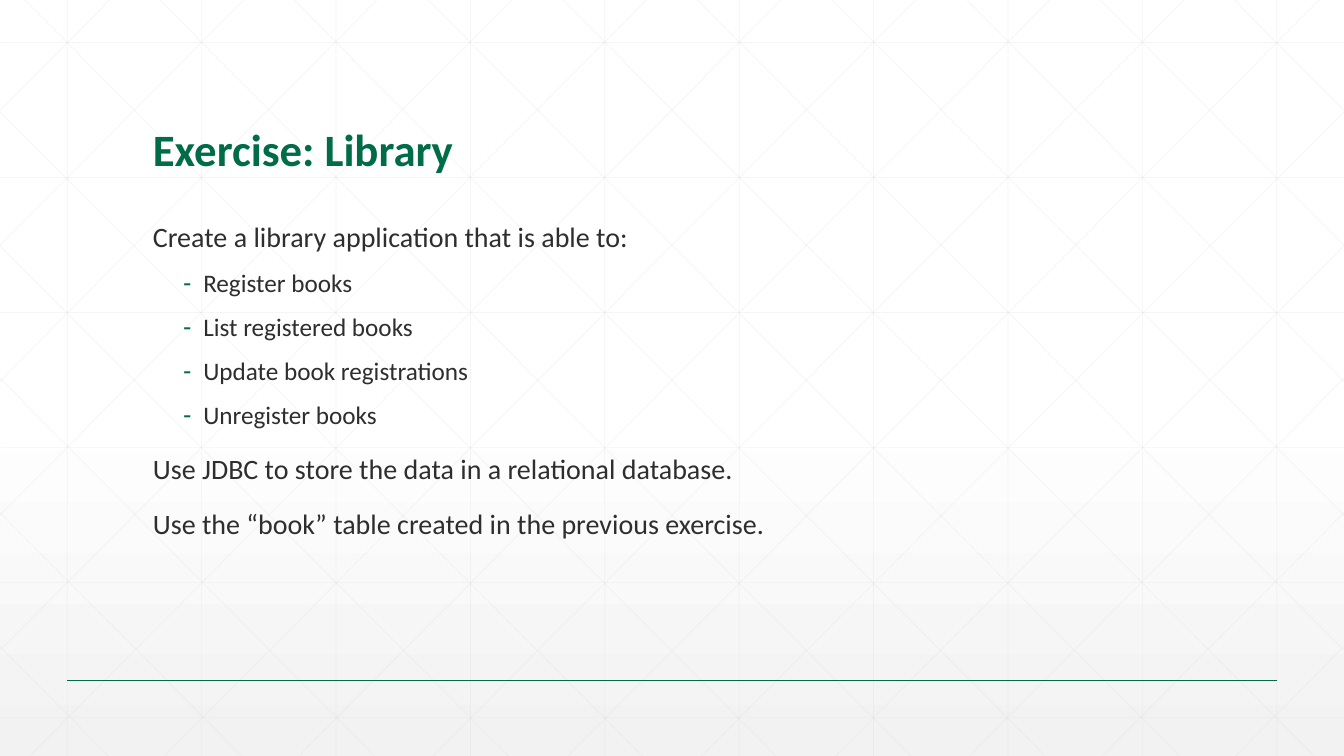
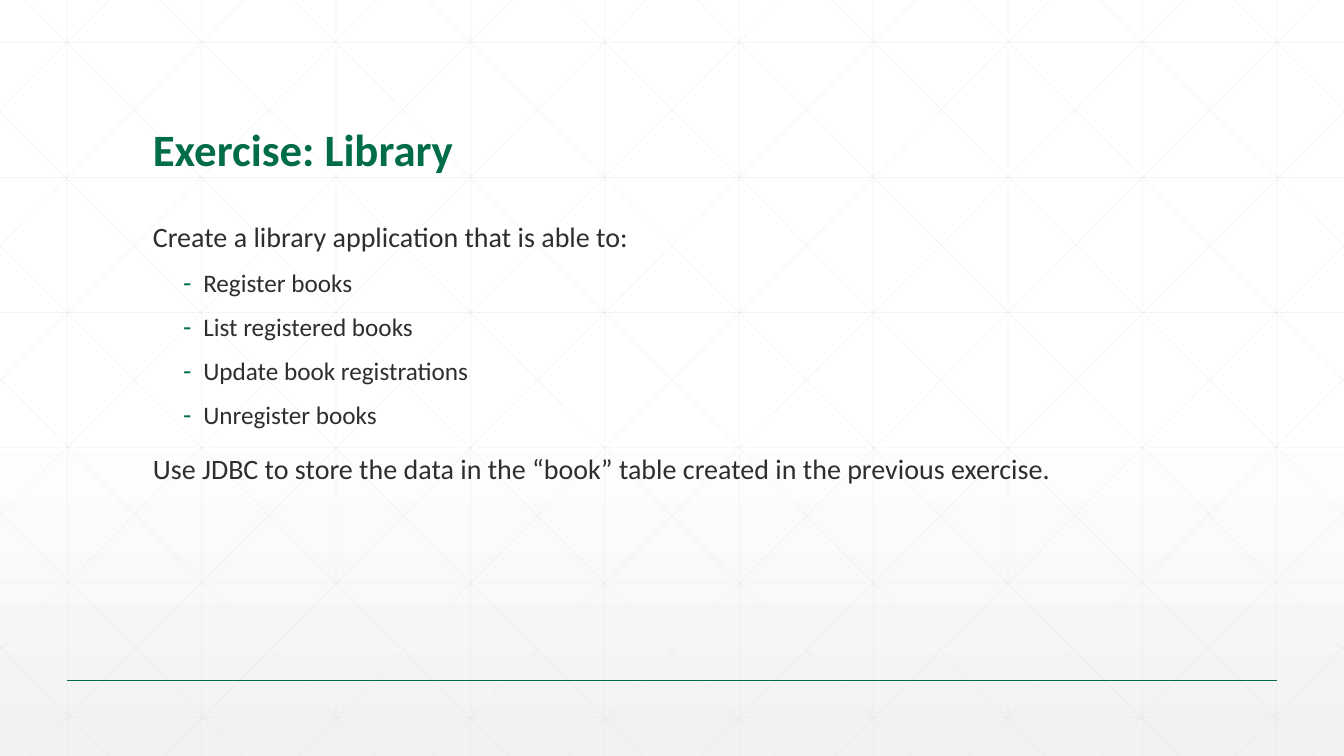
Before and after one commit to SrinS/svs-talent, a slide deck: slide 12 of 02. Java Enterprise/Slides/02. JDBC.pptx. Drawn at 1344x756 pixels with LibreOffice and Linux fonts; fonts in the diff are those of the drawing; background and template pictures are left out. Boxes give left, top, right and bottom in pixels: in the first picture for what was removed or moved away, otherwise in the second. Text is boxed around its words. In the diff, an @@ line names an element or a change of style, - is before the commit and + after.

Commit message:
Chapter on JDBC updated.

```diff
--- a/02. Java Enterprise/Slides/02. JDBC.pptx
+++ b/02. Java Enterprise/Slides/02. JDBC.pptx
@@ text at [153,459,1050,484]: text changed @@
-Use JDBC to store the data in a relational database.
-Use the “book” table created in the previous exercise.
+Use JDBC to store the data in the “book” table created in the previous exercise.
```
Also in this commit, not shown: 1 other slide changed.
